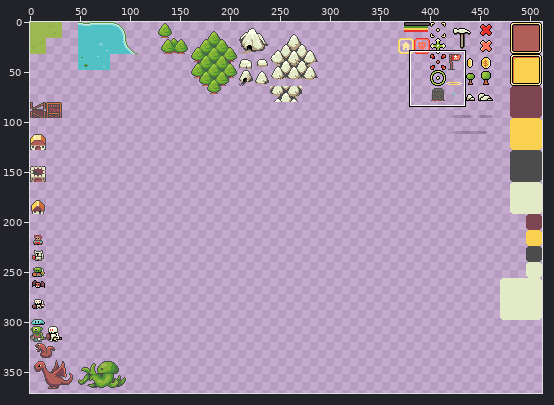
Sprite sheet: TownRaiser/TownRaiser/TownRaiserContent/MainTileset.png. The picture above shows the old version from afar; the outline marks the close-up.
Close-up. As it was:
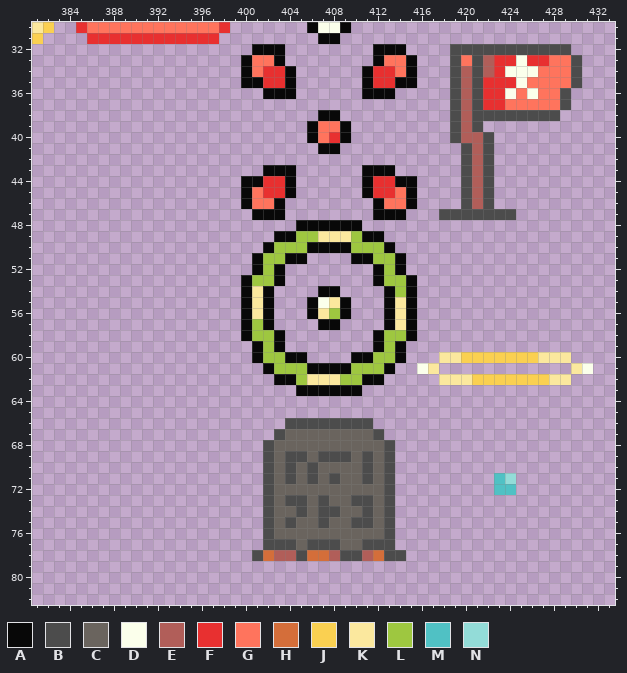
The file is 512x512 pixels. Colours within 5 levels of each other are drawn and written as one. Shown: x 381..433, y 30..82. The wide view leaves out empty margins.
Palette (. is transparent): A #080808  B #4c4c4c  C #6a645e  D #fbffeb  E #b15e59  F #e83030  G #ff745d  H #d46e3a  J #fad051  K #fbe89e  L #9ec740  M #50c1c4  N #93dcd8
Pixels before (only the part around the change), first column x 381:
30 KJ..FGGGGGGGGGGGGF.......ADDA...............
31 J....FFFFFFFFFFFF.........AA................
32 ....................AAA........AAA....BBBBBB
33 ...................AGGA........AGGA...BGBEFF
34 ...................AGFFA......AFFGA...BEBEFD
35 ...................AAFFA......AFFAA...BEBFFF
36 .....................AAA......AAA.....BEBFFD
37 ......................................BEBFFG
38 ..........................AA..........BEBBBB
39 .........................AGGA.........BEB...
40 .........................AGFA.........BEEB..
41 ..........................AA...........BEB..
42 .......................................BEB..
43 .....................AAA......AAA......BEB..
44 ...................AAFFA......AFFAA....BEB..
45 ...................AGFFA......AFFGA....BEB..
46 ...................AGGA........AGGA....BEB..
47 ....................AAA........AAA...BBBBBBB
48 ........................AAAAAA..............
49 ......................AALLKKKLAA............
50 .....................ALLLAAAALLLA...........
51 ....................ALLAA....AALLA..........
52 ....................ALA........ALA..........
53 ...................ALLA........ALLA.........
54 ...................AKA....AA....ALA.........
55 ...................AKA...ADKA...AKA.........
56 ...................AKA...AKLA...AKA.........
57 ...................ALA....AA....AKA.........
58 ...................ALLA........ALLA.........
59 ....................ALA........ALA..........
60 ....................ALLAA....AALLA...KKJJJJJ
61 .....................ALLLAAAALLLA..DK.......
62 ......................AALKKKLLAA.....KKKJJJJ
63 ........................AAAAAA..............
64 ............................................
65 ............................................
66 .......................BBBBBBBB.............
67 ......................BCCCCCCCCB............
68 .....................BCCCCCCCCCCB...........
69 .....................BCBBCBBBCBCB...........
70 .....................BCBCBCCCCBCB...........
71 .....................BCBCBCBCCBCB.........MN
72 .....................BCCCCCCCCCCB.........MM
73 .....................BCBBCBCCBBCB...........
74 .....................BCCBCBBCCBCB...........
75 .....................BCBCCBCCBBCB...........
76 .....................BCCCCCCCCCCB...........
77 .....................BBBCBBBCCBBB...........
78 ....................BHEEBHHEBBEHBB..........
79 ............................................
80 ............................................
81 ............................................
82 ............................................
And afterwards:
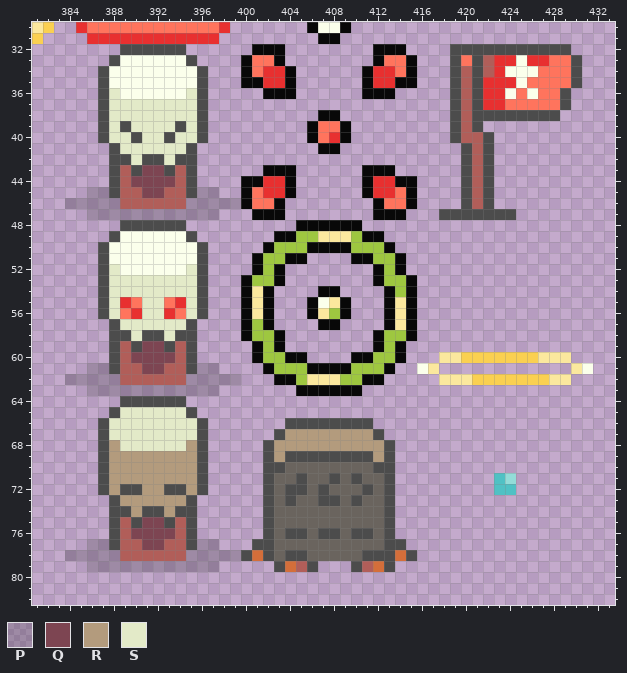
Colours new in this view: P #08080833  Q #7d4552  R #b39b7d  S #e3eac8
Commit message: Added totems and improved tombstone.
Diff:
y 32: x 389..394 ...... -> BBBBBB
y 33: x 388..395 ........ -> BDDDDDDB
y 34..35: x 387..396 .......... -> BDDDDDDDDB
y 36: x 387..396 .......... -> BSDDDDDDSB
y 37..38: x 387..396 .......... -> BSSSSSSSSB
y 39: x 387..396 .......... -> BSBSSSSBSB
y 40: x 387..396 .......... -> BSSBSSBSSB
y 41: x 388..395 ........ -> BSSSSSSB
y 42: x 388..395 ........ -> BBSBBSBB
y 43: x 388..395 ........ -> BEBQQBEB
y 44: x 388..395 ........ -> BEQQQQEB
y 45: x 386..397 ............ -> PPBEEQQEEBPP
y 46: x 384..399 ................ -> PPPPPEEEEEEPPPPP
y 47: x 386..397 ............ -> PPPPPPPPPPPP
y 48: x 389..394 ...... -> BBBBBB
y 49: x 388..395 ........ -> BDDDDDDB
y 50..51: x 387..396 .......... -> BDDDDDDDDB
y 52: x 387..396 .......... -> BSDDDDDDSB
y 53..54: x 387..396 .......... -> BSSSSSSSSB
y 55: x 387..396 .......... -> BSFGSSGFSB
y 56: x 387..396 .......... -> BSGFSSFGSB
y 57: x 388..395 ........ -> BSSSSSSB
y 58: x 388..395 ........ -> BBSBBSBB
y 59: x 388..395 ........ -> BEBQQBEB
y 60: x 388..395 ........ -> BEQQQQEB
y 61: x 386..397 ............ -> PPBEEQQEEBPP
y 62: x 384..399 ................ -> PPPPPEEEEEEPPPPP
y 63: x 386..397 ............ -> PPPPPPPPPPPP
y 64: x 389..394 ...... -> BBBBBB
y 65: x 388..395 ........ -> BSSSSSSB
y 66: x 387..396 .......... -> BSSSSSSSSB
y 67: x 387..396 .......... -> BSSSSSSSSB; x 404..411 CCCCCCCC -> RRRRRRRR
y 68: x 387..396 .......... -> BRSSSSSSRB; x 403..412 CCCCCCCCCC -> RRRRRRRRRR
y 69: x 387..396 .......... -> BRRRRRRRRB; x 403 C -> R; x 406 C -> B; x 410 C -> B; x 412 C -> R
y 70: x 387..396 .......... -> BRRRRRRRRB; x 403..404 CB -> BC; x 406 B -> C; x 411..412 BC -> CB
y 71: x 387..396 .......... -> BRRRRRRRRB; x 404..406 BCB -> CBC; x 410..411 CB -> BC
y 72: x 387..396 .......... -> BRBBRRBBRB; x 404..405 CC -> BB; x 407 C -> B; x 411 C -> B
y 73: x 388..395 ........ -> BRRRRRRB; x 405 B -> C; x 408 C -> B; x 411 B -> C
y 74: x 388..395 ........ -> BBRBBRBB; x 405 B -> C; x 407..408 BB -> CC; x 411 B -> C
y 75: x 388..395 ........ -> BEBQQBEB; x 404 B -> C; x 407 B -> C; x 410..411 BB -> CC
y 76: x 388..395 ........ -> BEQQQQEB; x 404..405 CC -> BB; x 407..408 CC -> BB; x 410..411 CC -> BB
y 77: x 386..397 ............ -> PPBEEQQEEBPP; x 401 . -> B; x 403..404 BB -> CC; x 406..408 BBB -> CCC; x 411..412 BB -> CC; x 414 . -> B
y 78: x 384..404 .................BHEE -> PPPPPEEEEEEPPPPPBHBCB; x 406..412 HHEBBEH -> CCCCCBB; x 414..415 B. -> HB
y 79: x 386..397 ............ -> PPPPPPPPPPPP; x 403..406 .... -> BHEB; x 410..413 .... -> BEHB
Boxes around the changes in both close-ups, in picture pixels (x1, y1, x2, y2):
changed: (65, 44, 417, 572)
